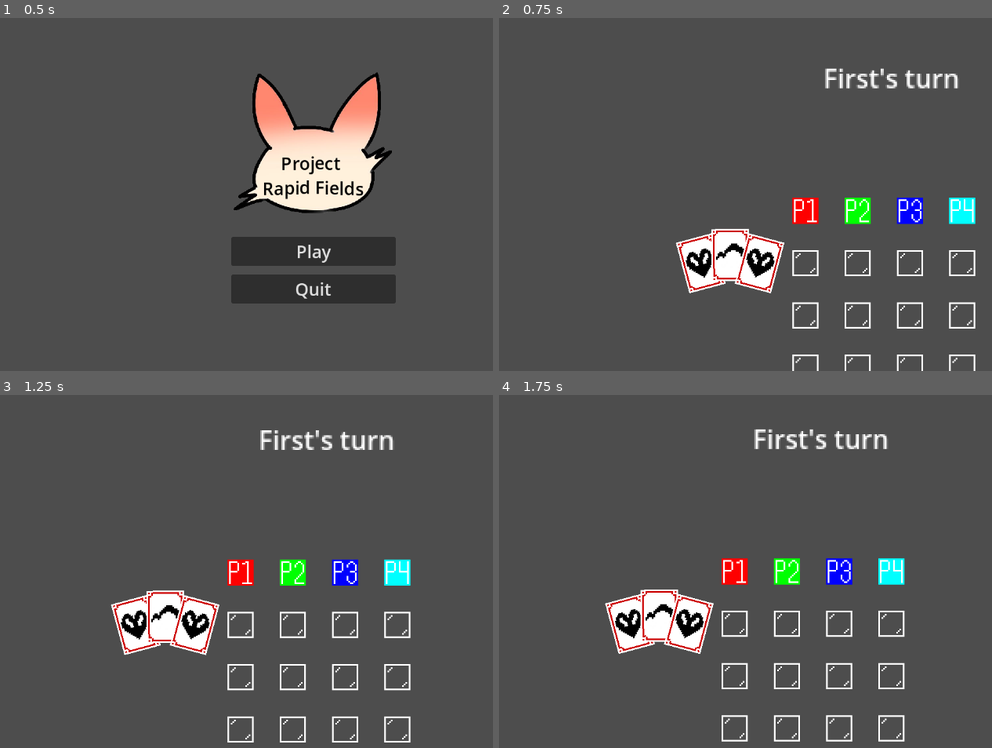
Above: before the commit, frames 1-4 (two rows, left to right).
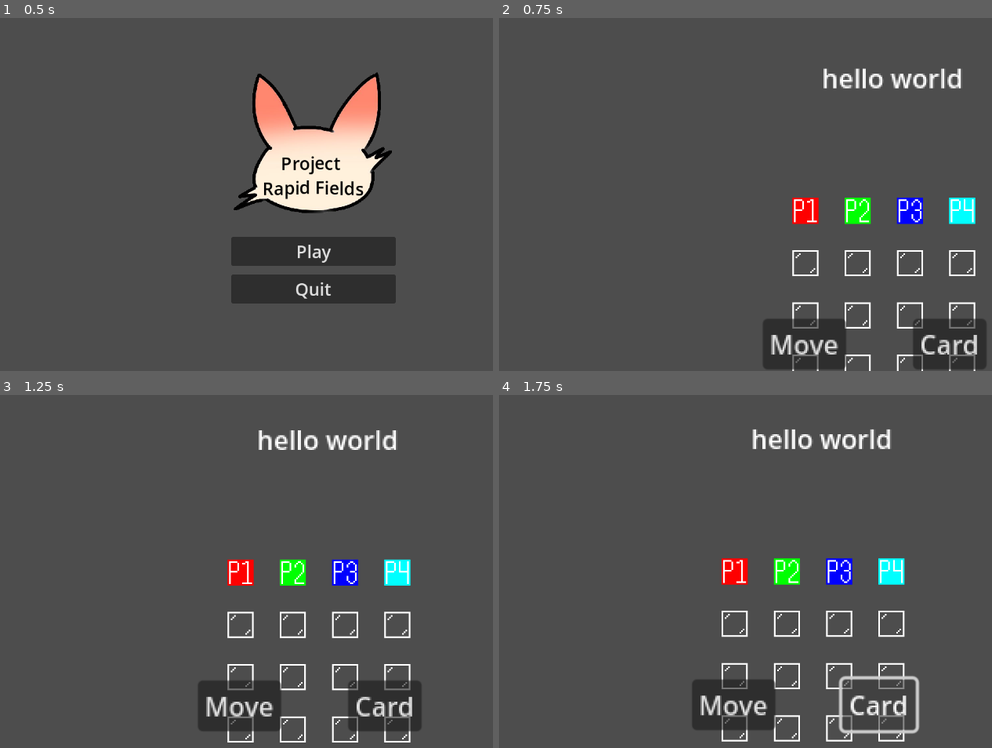
Above: after the commit, the same moments.

Repository: TheRoadstr/rapid-fields
Game: Godot game, scene res://scenes/main_menu.tscn
Same seed, same stepped clock (60 frames per second), same inputs: the game is played once before the commit and once after it.
Inputs (mouse positions are in pixels of both pictures, inside the frame that each line leads up to):
- Up to frame 1 (0.5 s): no input
- Up to frame 2 (0.75 s): click "Play" at 0.5 s
- Up to frame 3 (1.25 s): no input
- Up to frame 4 (1.75 s): click (883, 705) at 1.25 s, where only the run after the commit has a clickable "Card"

Frame 1 is identical in both runs. In frame 2, 8.2% of the frame differs, in the area x 35-99%, y 14-100%; in frame 3, 8.2%; in frame 4, 7.3%.

Commit message:
updated build

Diff:
--- a/scenes/main.tscn
+++ b/scenes/main.tscn
@@ -35,6 +35,41 @@
 
 [node name="Main" type="Node2D"]
 script = ExtResource("1_gtk27")
+
+[node name="Camera2D" type="Camera2D" parent="."]
+zoom = Vector2(3, 3)
+position_smoothing_enabled = true
+
+[node name="Label" type="Label" parent="Camera2D"]
+offset_left = -38.0
+offset_top = -93.0
+offset_right = 49.0
+offset_bottom = -70.0
+text = "hello world"
+horizontal_alignment = 1
+vertical_alignment = 1
+
+[node name="Buttons" type="Control" parent="Camera2D"]
+z_index = 2
+layout_mode = 3
+anchors_preset = 0
+offset_top = 66.0
+offset_right = 40.0
+offset_bottom = 106.0
+
+[node name="CardButton" type="Button" parent="Camera2D/Buttons"]
+layout_mode = 0
+offset_left = 18.0
+offset_right = 63.0
+offset_bottom = 31.0
+text = "Card"
+
+[node name="MoveButton" type="Button" parent="Camera2D/Buttons"]
+layout_mode = 0
+offset_left = -74.0
+offset_right = -23.0
+offset_bottom = 31.0
+text = "Move"
 
 [node name="GlassLayer" type="TileMapLayer" parent="."]
 z_index = 1
@@ -98,19 +133,8 @@
 enable_drop_zone = false
 metadata/_custom_type_script = "uid://drxn3v800anj1"
 
-[node name="Camera2D" type="Camera2D" parent="."]
-zoom = Vector2(3, 3)
-position_smoothing_enabled = true
-
-[node name="Label" type="Label" parent="Camera2D"]
-offset_left = -38.0
-offset_top = -93.0
-offset_right = 49.0
-offset_bottom = -70.0
-text = "hello world"
-horizontal_alignment = 1
-vertical_alignment = 1
-
+[connection signal="pressed" from="Camera2D/Buttons/CardButton" to="." method="_on_card_button_pressed"]
+[connection signal="pressed" from="Camera2D/Buttons/MoveButton" to="." method="_on_move_button_pressed"]
 [connection signal="cardpressed" from="CardManager/Hand1" to="." method="_on_hand1_cardpressed"]
 [connection signal="cardpressed" from="CardManager/Hand2" to="." method="_on_hand2_cardpressed"]
 [connection signal="cardpressed" from="CardManager/Hand3" to="." method="_on_hand3_cardpressed"]
--- a/scripts/main.gd
+++ b/scripts/main.gd
@@ -4,6 +4,7 @@
 @onready var player_layer: TileMapLayer = $PlayerLayer
 @onready var label: Label = $Camera2D/Label
 @onready var camera: Camera2D = $Camera2D
+@onready var buttons: Control = $Camera2D/Buttons
 
 @onready var card_manager: CardManager = $CardManager
 @onready var card_factory: CardFactory = $CardManager/CardFactory
@@ -34,6 +35,8 @@
 var click = [0, 0]
 signal clicked
 var clicking = false
+
+var can_move = false
 
 func _input(event):
 	if event is InputEventMouseButton and event.pressed and event.button_index == MOUSE_BUTTON_LEFT:
@@ -96,6 +99,7 @@
 			card_factory.create_card(card_rarity(), hands[i])
 		hands[i].position = Vector2(9999, 9999)
 
+	buttons.visible = true
 	camera.position = Vector2(104, 24)
 
 	gameloop()
@@ -104,6 +108,11 @@
 	print("Starting game loop")
 	while game_over == false:
 		for i in range(4):
+			while true:
+				await wait_for_choice()
+				if can_move == true:
+					break
+
 			if bunny_alive[i]:
 				camera.position = Vector2(104, bunny_coords[i][1] * 16 + 8)
 				match i:
@@ -127,29 +136,13 @@
 						break
 					print("Invalid move, try again")
 
-				player_layer.erase_cell(Vector2i(bunny_coords[i][0], bunny_coords[i][1]))
-				bunny_coords[i][0] = click[0]
-				bunny_coords[i][1] = click[1]
-				player_layer.set_cell(Vector2i(bunny_coords[i][0], bunny_coords[i][1]), 0, Vector2i(i, 0))
-				print("Moved player ", i + 1, " to coordinates [", bunny_coords[i][0], ", ", bunny_coords[i][1], "]")
-
-				if bunny_coords[i] in dangers:
-					print(bunny_alive[i])
-					bunny_alive[i] = false
-					print(bunny_alive[i])
-					player_layer.erase_cell(Vector2i(bunny_coords[i][0], bunny_coords[i][1]))
-					glass_layer.erase_cell(Vector2i(bunny_coords[i][0], bunny_coords[i][1]))
-					bunny_coords[i] = [-255, -255]
-					print("Player ", i + 1, " has perished!")
-
-				for t in range(4):
-					if t != i:
-						player_layer.set_cell(Vector2i(bunny_coords[t][0], bunny_coords[t][1]), 0, Vector2i(t, 0))
+				move_player(i)
+
+				can_move = false
+				# get_tree().process_frame
 
 			if i < 4:
 				hands[i].position = Vector2(9999, 9999)
-
-		print(bunny_alive[0], bunny_alive[1], bunny_alive[2], bunny_alive[3])
 
 		if !bunny_alive[0] and !bunny_alive[1] and !bunny_alive[2] and !bunny_alive[3]:
 			game_over = true
@@ -163,6 +156,11 @@
 		return
 	await clicked
 
+func wait_for_choice():
+	if can_move:
+		return
+	await clicked
+
 func card_rarity():
 	var weighted_sum = 0
 
@@ -176,15 +174,73 @@
 			return i
 		item -= cards[i]
 
+func move_player(player):
+
+	player_layer.erase_cell(Vector2i(bunny_coords[player][0], bunny_coords[player][1]))
+	bunny_coords[player][0] = click[0]
+	bunny_coords[player][1] = click[1]
+	player_layer.set_cell(Vector2i(bunny_coords[player][0], bunny_coords[player][1]), 0, Vector2i(player, 0))
+	print("Moved player ", player + 1, " to coordinates [", bunny_coords[player][0], ", ", bunny_coords[player][1], "]")
+
+	if bunny_coords[player] in dangers:
+		print(bunny_alive[player])
+		bunny_alive[player] = false
+		print(bunny_alive[player])
+		player_layer.erase_cell(Vector2i(bunny_coords[player][0], bunny_coords[player][1]))
+		glass_layer.erase_cell(Vector2i(bunny_coords[player][0], bunny_coords[player][1]))
+		bunny_coords[player] = [-255, -255]
+		print("Player ", player + 1, " has perished!")
+
+	for i in range(4):
+		if i != player:
+			player_layer.set_cell(Vector2i(bunny_coords[i][0], bunny_coords[i][1]), 0, Vector2i(i, 0))
+
+func skipcard(hand):
+	while true:
+		await wait_for_click()
+		clicking = false
+		if click in glass and click[1] == bunny_coords[hand][1] + 4:
+			break
+		print("Invalid move, try again")
+
+	move_player(hand)
 
 func _on_hand1_cardpressed(card: Card) -> void:
 	print("Clicked on ", card.card_name, " card on hand 1.")
+	match card.card_name:
+		"skip": skipcard(0)
+		"control": pass
+		"swap": pass
+		"steal": pass
 
 func _on_hand2_cardpressed(card: Card) -> void:
 	print("Clicked on ", card.card_name, " card on hand 2.")
+	match card.card_name:
+		"skip": skipcard(1)
+		"control": pass
+		"swap": pass
+		"steal": pass
 
 func _on_hand3_cardpressed(card: Card) -> void:
 	print("Clicked on ", card.card_name, " card on hand 3.")
+	match card.card_name:
+		"skip": skipcard(2)
+		"control": pass
+		"swap": pass
+		"steal": pass
 
 func _on_hand4_cardpressed(card: Card) -> void:
 	print("Clicked on ", card.card_name, " card on hand 4.")
+	match card.card_name:
+		"skip": skipcard(3)
+		"control": pass
+		"swap": pass
+		"steal": pass
+
+func _on_card_button_pressed() -> void:
+	print("Card Action Chosen")
+
+func _on_move_button_pressed() -> void:
+	print("Move Action Chosen")
+	can_move = true
+	buttons.visible = false
